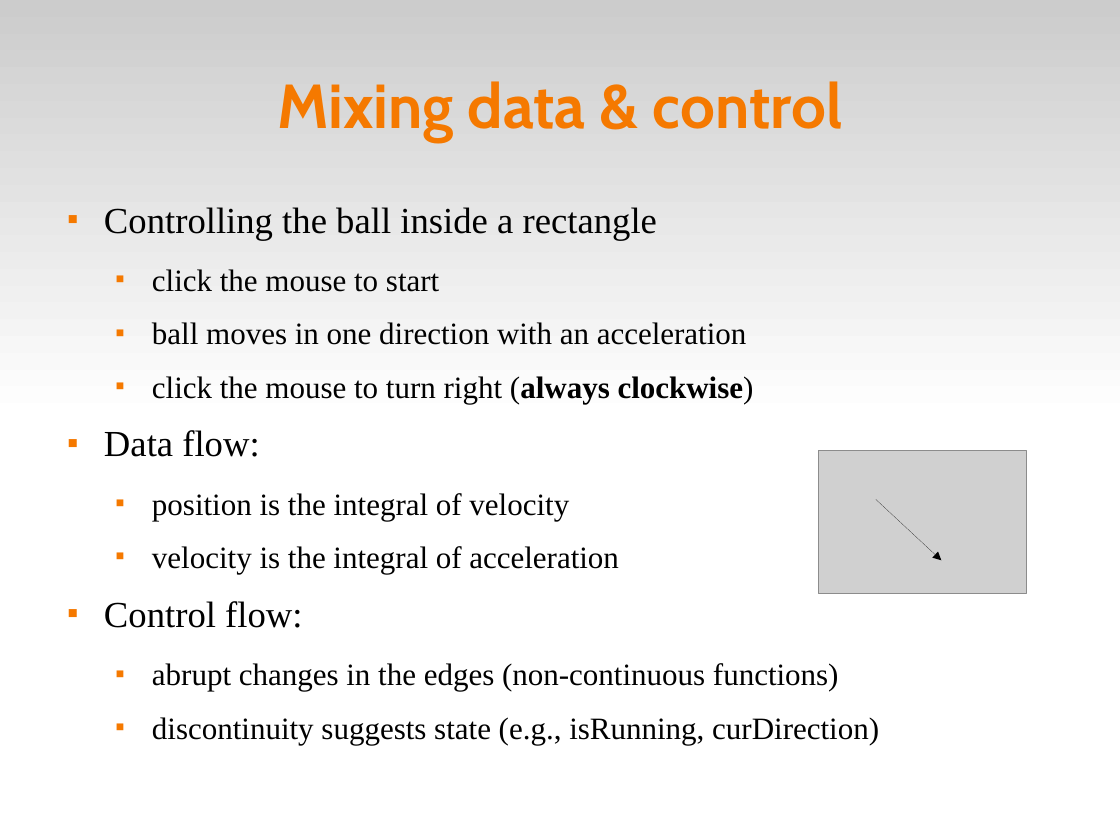
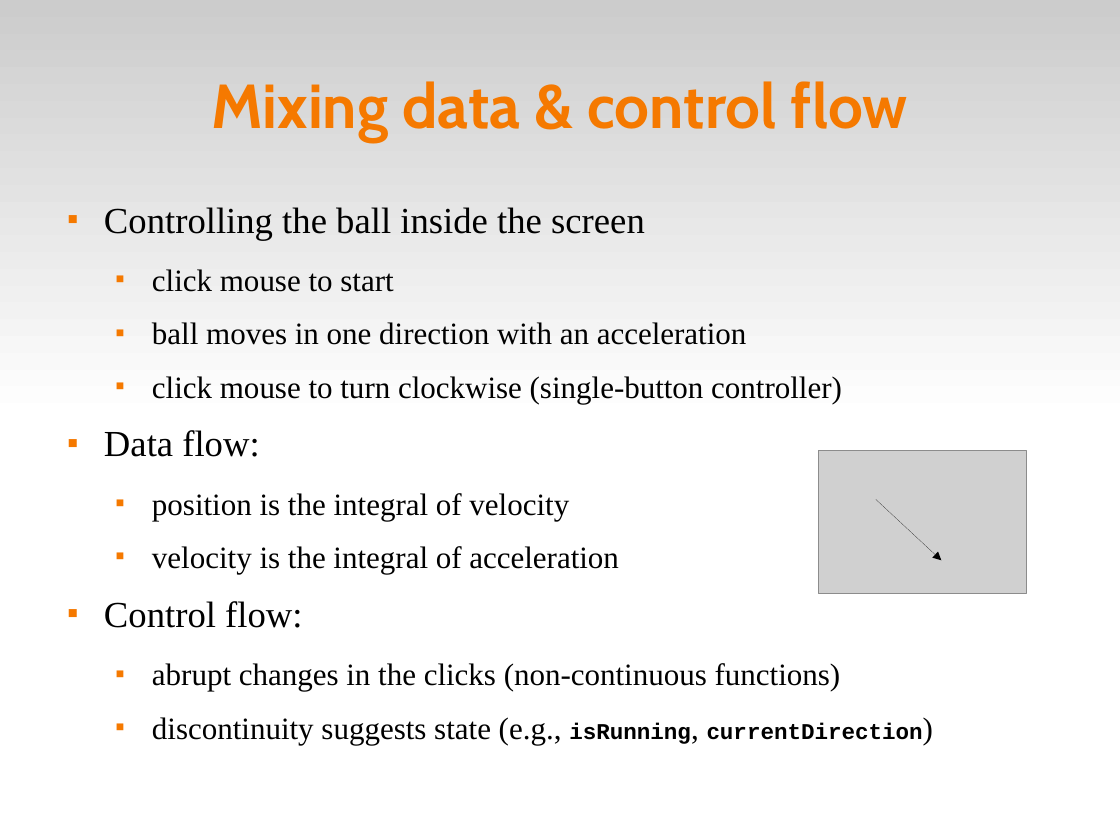
Before and after one commit to fsantanna-no/ceu-docs, a slide deck: slide 3 of ceu_curryon.odp (slide 4 before the commit). Drawn at 1120x840 pixels with LibreOffice and Linux fonts; fonts in the diff are those of the drawing; grey boxes stand for pictures. Boxes give left, top, right and bottom in pixels: in the first picture for what was removed or moved away, otherwise in the second. Text is boxed around its words. In the diff, an @@ line names an element or a change of style, - is before the commit and + after.

```diff
--- a/ceu_curryon.odp
+++ b/ceu_curryon.odp
@@ title at bbox=[212, 81, 908, 142]: text changed @@
-Mixing data & control
+Mixing data & control flow
@@ text at bbox=[104, 207, 645, 292]: text changed @@
-■ Controlling the ball inside a rectangle
-  ■ click the mouse to start
+■ Controlling the ball inside the screen
+  ■ click mouse to start
@@ text at bbox=[152, 376, 842, 403]: text changed @@
-  ■ click the mouse to turn right (always clockwise)
+  ■ click mouse to turn clockwise (single-button controller)
@@ text at bbox=[152, 663, 923, 744]: text changed @@
-  ■ abrupt changes in the edges (non-continuous functions)
-  ■ discontinuity suggests state (e.g., isRunning, curDirection)
+  ■ abrupt changes in the clicks (non-continuous functions)
+  ■ discontinuity suggests state (e.g., isRunning, currentDirection)
```
Also in this commit, not shown: 6 other slides changed, 1 other file.
